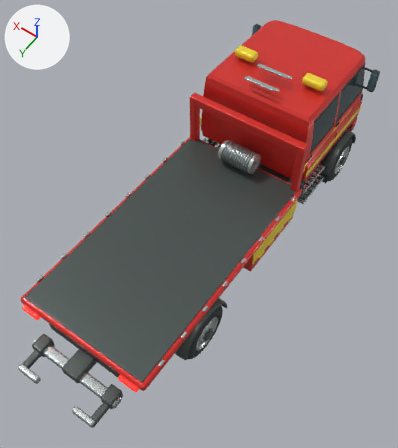
Renders of the glTF model vehicles/bargare.glb from each side of a commit.
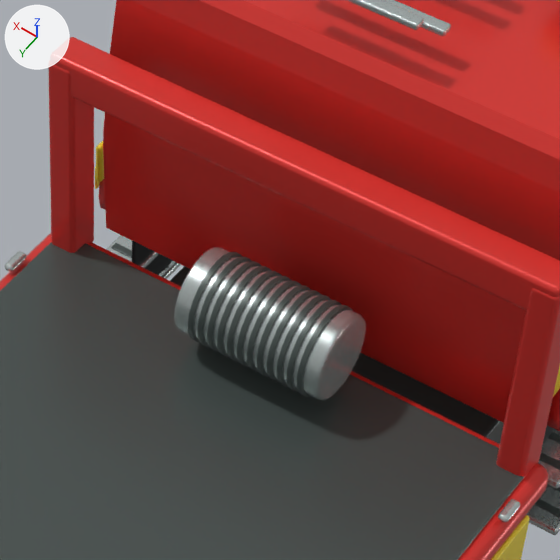
Each version is shown whole from a 50 mm lens placed at (-3.57, 5.8, 8.67), pointed at (-0.12, 0.96, 1.07), then close up on the part from 45% to 76% of the width and 19% to 47% of the height. Arrows for +X, +Y and +Z are at upper left; the lights stay in place. The older version's two pictures come first. Where no turn or scale is listed for an object, it has been applied to the vertices.

Objects in the first close-up: 'Chassis', 'Crew entry tread', 'Deck grip', 'Extension ladder rung.015', 'Fire crew cab', 'Flatbed', 'Headboard crossbeam', 'Headboard upright', 'Headboard upright.001', 'Winch drum', 'Wound cable.002', 'Yellow livery' and 28 more.
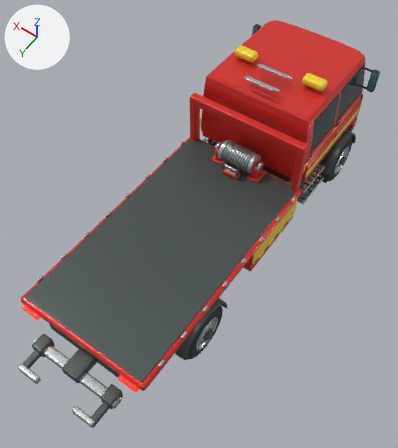
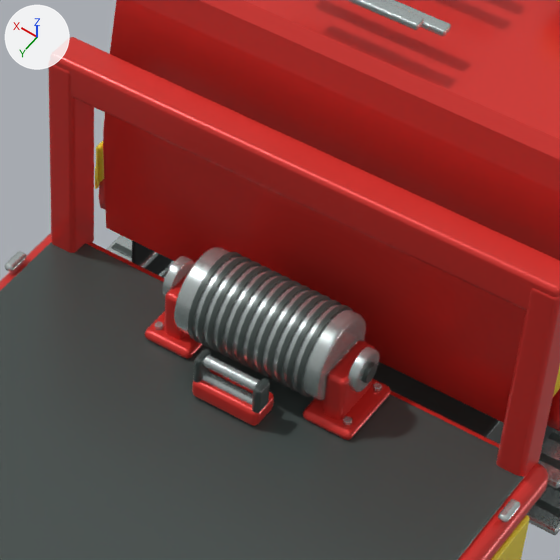
Commit message: Model recovery winch mounts and cable guide

What changed in the scene script:
```text
Add ob_winch_pedestal_foot_001:
    ob_winch_pedestal_foot_001 = bpy.data.objects.new('Winch pedestal foot.001', me_kub_002)  # 96 vertices, 188 faces; spans x -0.118..0.118, y -0.17..0.17, z -0.027..0.027; in mat_rescue_red_enamel_001 (red #dd352f)
    ob_winch_pedestal_foot_001.location = (0.393, -0.46, 1.262)
Add ob_winch_pedestal_foot:
    ob_winch_pedestal_foot = bpy.data.objects.new('Winch pedestal foot', me_kub)  # 96 vertices, 188 faces; spans x -0.118..0.118, y -0.17..0.17, z -0.027..0.027; in mat_rescue_red_enamel_001 (red #dd352f)
    ob_winch_pedestal_foot.location = (-0.393, -0.46, 1.262)
Add ob_winch_foot_bolt_003:
    ob_winch_foot_bolt_003 = bpy.data.objects.new('Winch foot bolt.003', me_cylinder_043)  # 84 vertices, 164 faces; spans x -0.0165..0.0165, y -0.0186..0.0186, z -0.0095..0.0095; in mat_brushed_equipment_metal_001 (light grey #c4cdcb)
    ob_winch_foot_bolt_003.location = (0.465, -0.345, 1.299)
Add ob_winch_foot_bolt_001:
    ob_winch_foot_bolt_001 = bpy.data.objects.new('Winch foot bolt.001', me_cylinder_039)  # 84 vertices, 164 faces; spans x -0.0165..0.0165, y -0.0186..0.0186, z -0.0095..0.0095; in mat_brushed_equipment_metal_001 (light grey #c4cdcb)
    ob_winch_foot_bolt_001.location = (-0.465, -0.345, 1.299)
Add ob_winch_foot_bolt:
    ob_winch_foot_bolt = bpy.data.objects.new('Winch foot bolt', me_cylinder_043.copy())
    ob_winch_foot_bolt.location = (-0.465, -0.575, 1.299)
Add ob_winch_bearing_pedestal_001:
    ob_winch_bearing_pedestal_001 = bpy.data.objects.new('Winch bearing pedestal.001', me_kub_003)  # 96 vertices, 188 faces; spans x -0.047..0.047, y -0.13..0.13, z -0.12..0.12; in mat_rescue_red_enamel_001 (red #dd352f)
    ob_winch_bearing_pedestal_001.location = (0.393, -0.46, 1.393)
Add ob_winch_bearing_pedestal:
    ob_winch_bearing_pedestal = bpy.data.objects.new('Winch bearing pedestal', me_kub_001)  # 96 vertices, 188 faces; spans x -0.047..0.047, y -0.13..0.13, z -0.12..0.12; in mat_rescue_red_enamel_001 (red #dd352f)
    ob_winch_bearing_pedestal.location = (-0.393, -0.46, 1.393)
Add ob_winch_bearing_cap_001:
    ob_winch_bearing_cap_001 = bpy.data.objects.new('Winch bearing cap.001', me_cylinder_040)  # 144 vertices, 284 faces; spans x -0.022..0.022, y -0.093..0.093, z -0.093..0.093; in mat_brushed_equipment_metal_001 (light grey #c4cdcb)
    ob_winch_bearing_cap_001.location = (0.449, -0.46, 1.49)
Add ob_winch_bearing_cap:
    ob_winch_bearing_cap = bpy.data.objects.new('Winch bearing cap', me_cylinder)  # 144 vertices, 284 faces; spans x -0.022..0.022, y -0.093..0.093, z -0.093..0.093; in mat_brushed_equipment_metal_001 (light grey #c4cdcb)
    ob_winch_bearing_cap.location = (-0.449, -0.46, 1.49)
Add ob_winch_axle_end:
    ob_winch_axle_end = bpy.data.objects.new('Winch axle end', me_cylinder_019)  # 96 vertices, 188 faces; spans x -0.012..0.012, y -0.044..0.044, z -0.044..0.044; in mat_graphite_trim_001 (dark grey #4d5755)
    ob_winch_axle_end.location = (-0.477, -0.46, 1.49)
Add ob_cable_guide_saddle:
    ob_cable_guide_saddle = bpy.data.objects.new('Cable guide saddle', me_kub_004)  # 96 vertices, 188 faces; spans x -0.162..0.162, y -0.075..0.075, z -0.048..0.048; in mat_rescue_red_enamel_001 (red #dd352f)
    ob_cable_guide_saddle.location = (0.0, -0.205, 1.289)
Add ob_cable_guide_roller_001:
    ob_cable_guide_roller_001 = bpy.data.objects.new('Cable guide roller.001', me_cylinder_045)  # 144 vertices, 284 faces; spans x -0.125..0.125, y -0.026..0.026, z -0.026..0.026; in mat_brushed_equipment_metal_001 (light grey #c4cdcb)
    ob_cable_guide_roller_001.location = (0.0, -0.185, 1.429)
Add ob_cable_guide_roller:
    ob_cable_guide_roller = bpy.data.objects.new('Cable guide roller', me_cylinder_044)  # 144 vertices, 284 faces; spans x -0.125..0.125, y -0.026..0.026, z -0.026..0.026; in mat_brushed_equipment_metal_001 (light grey #c4cdcb)
    ob_cable_guide_roller.location = (0.0, -0.185, 1.335)
Add ob_cable_guide_cheek_001:
    ob_cable_guide_cheek_001 = bpy.data.objects.new('Cable guide cheek.001', me_kub_006)  # 80 vertices, 156 faces; spans x -0.019..0.019, y -0.046..0.046, z -0.0725..0.0725; in mat_graphite_trim_001 (dark grey #4d5755)
    ob_cable_guide_cheek_001.location = (0.143, -0.185, 1.384)
Add ob_cable_guide_cheek:
    ob_cable_guide_cheek = bpy.data.objects.new('Cable guide cheek', me_kub_005)  # 80 vertices, 156 faces; spans x -0.019..0.019, y -0.046..0.046, z -0.0725..0.0725; in mat_graphite_trim_001 (dark grey #4d5755)
    ob_cable_guide_cheek.location = (-0.143, -0.185, 1.384)
```

Changed parts and their boxes [x1, y1, x2, y2] in the close-ups (560 x 560 px):
'Winch pedestal foot', added (red): after [303, 379, 391, 440]
'Winch bearing pedestal', added (red): after [323, 341, 376, 420]
'Cable guide saddle', added (red): after [192, 370, 274, 426]
'Winch pedestal foot.001', added (red): after [145, 311, 203, 359]
'Cable guide roller.001', added: after [203, 355, 260, 391]
'Winch bearing cap', added: after [348, 347, 380, 392]
'Winch bearing pedestal.001', added (red): after [164, 272, 189, 339]
'Cable guide roller', added: after [202, 371, 253, 405]
'Winch bearing cap.001', added: after [162, 256, 195, 296]
'Cable guide cheek', added: after [252, 378, 270, 413]
'Cable guide cheek.001', added: after [193, 349, 211, 382]
'Winch axle end', added: after [362, 362, 377, 383]
'Winch foot bolt.001', added: after [343, 416, 352, 425]
'Winch foot bolt', added: after [373, 383, 382, 392]
'Winch foot bolt.003', added: after [154, 321, 163, 330]
